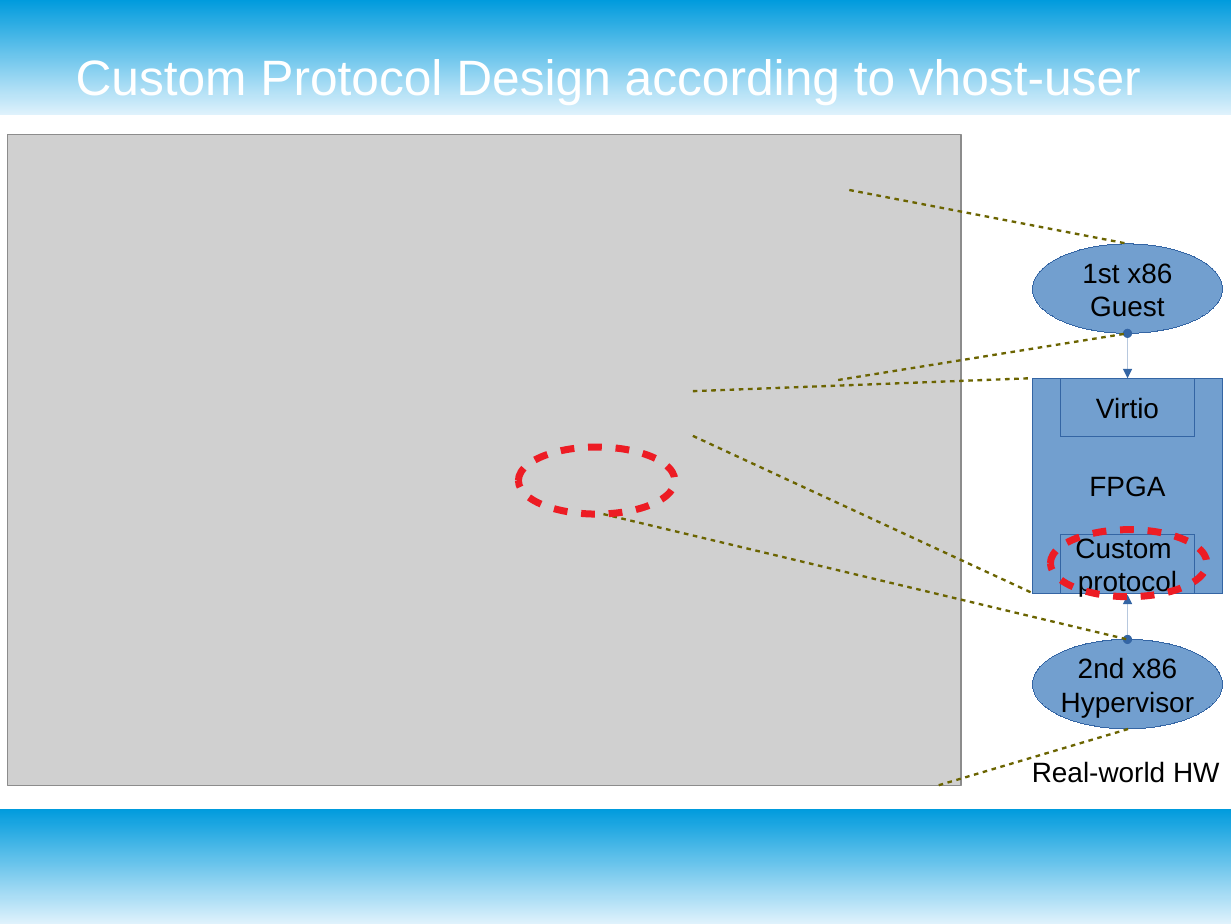
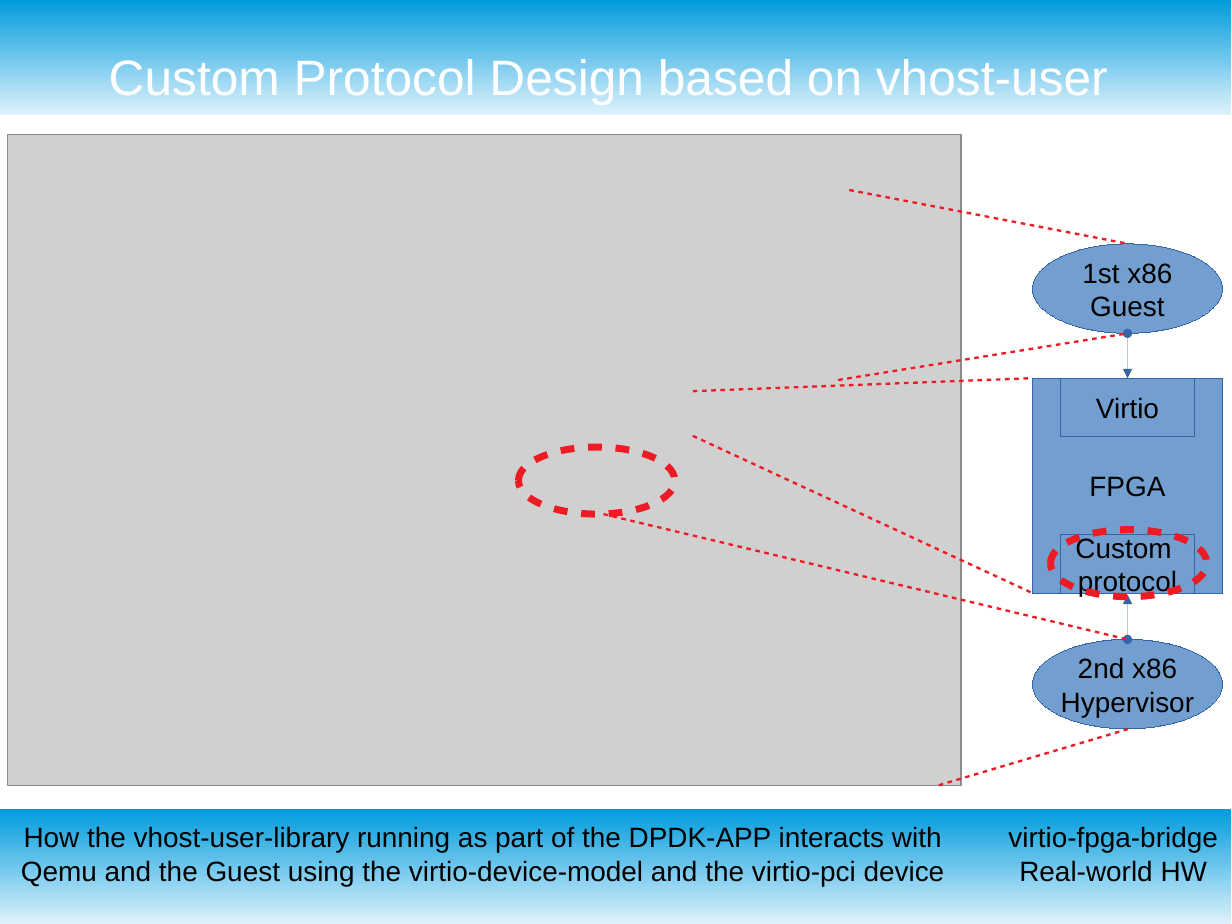
Before and after one commit to RSPwFPGAs/virtio-fpga-bridge, a slide deck: slide 6 of doc/virio-fpga-bridge.odp. Drawn at 1232x924 pixels with LibreOffice and Linux fonts; fonts in the diff are those of the drawing; grey boxes stand for pictures. Boxes give left, top, right and bottom in pixels: in the first picture for what was removed or moved away, otherwise in the second. Text is boxed around its words. In the diff, an @@ line names an element or a change of style, - is before the commit and + after.

```diff
--- a/doc/virio-fpga-bridge.odp
+++ b/doc/virio-fpga-bridge.odp
@@ title at (x1=109, y1=56, x2=1108, y2=105): text changed @@
-Custom Protocol Design according to vhost-user
+Custom Protocol Design based on vhost-user
@@ line (850, 190) - (1129, 244): stroke #6B6400 1.5 pt to #ED1C24 1.5 pt @@
@@ line (838, 380) - (1128, 333): stroke #6B6400 1.5 pt to #ED1C24 1.5 pt @@
@@ line (693, 391) - (1033, 378): stroke #6B6400 1.5 pt to #ED1C24 1.5 pt @@
@@ line (693, 436) - (1033, 594): stroke #6B6400 1.5 pt to #ED1C24 1.5 pt @@
@@ line (604, 514) - (1128, 639): stroke #6B6400 1.5 pt to #ED1C24 1.5 pt @@
@@ line (939, 786) - (1129, 729): stroke #6B6400 1.5 pt to #ED1C24 1.5 pt @@
@@ text added at (x1=21, y1=826, x2=945, y2=886), 18 pt, text #000000 @@
+How the vhost-user-library running as part of the DPDK-APP interacts with Qemu and the Guest using the virtio-device-model and the virtio-pci device
@@ text at (x1=1008, y1=826, x2=1217, y2=886): text changed @@
-Real-world HW
+virtio-fpga-bridge Real-world HW
```
Also in this commit, not shown: 1 other file.
